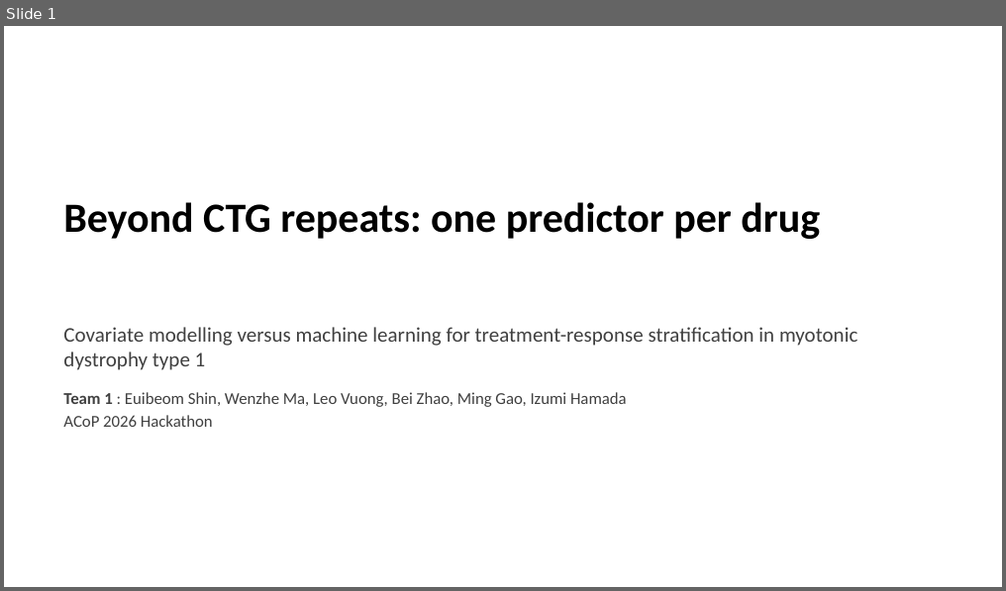
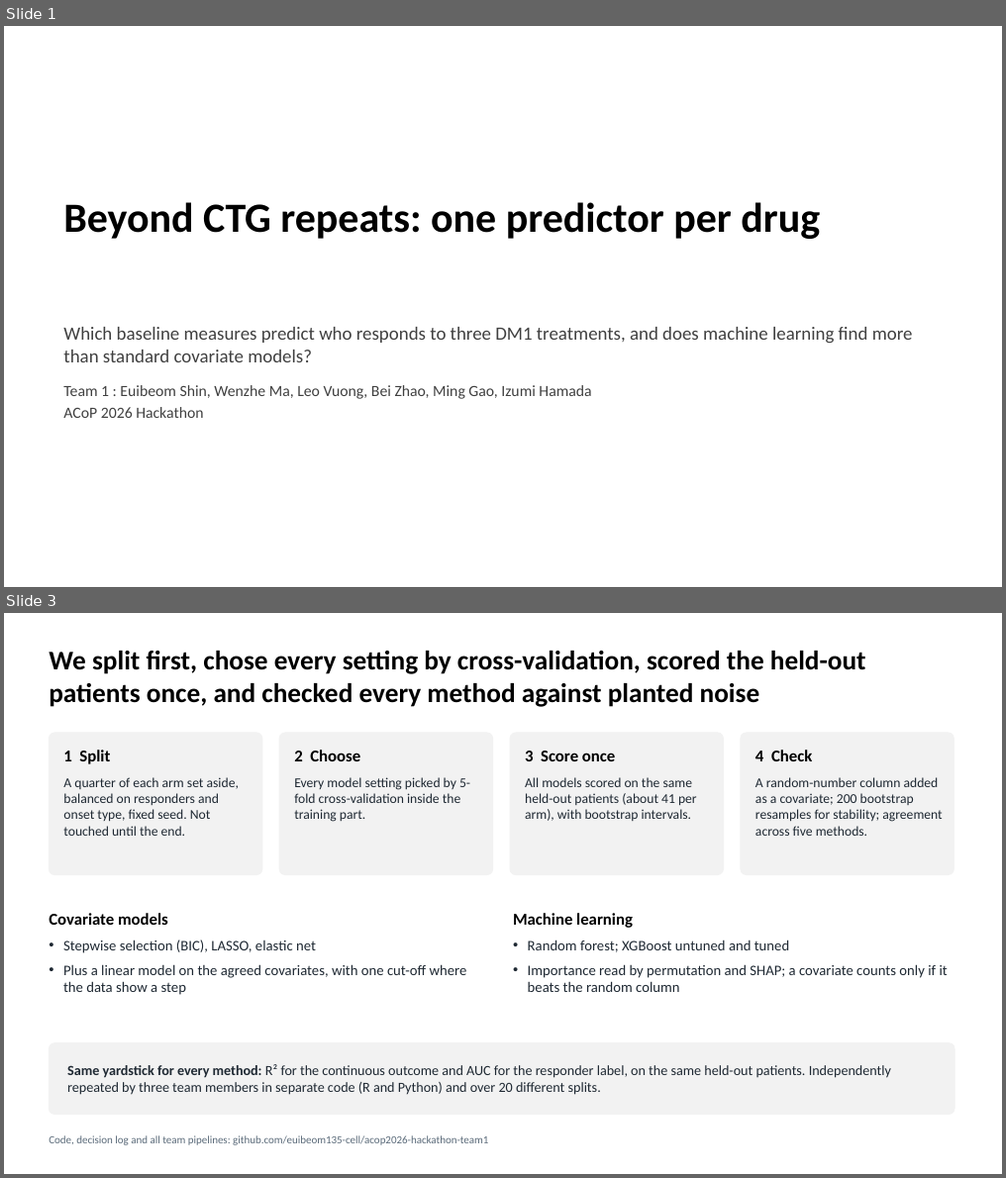
Before and after one commit to euibeom135-cell/acop2026-hackathon-team1, a slide deck: slides/Team1_DM1_slides.pptx. Shown one above the other, each under a label of ours: slide 1 before the commit, slides 1 and 3 after it; the slides between them are not shown. The pictures are 1006x591 and 1006x1178 pixels, drawn with LibreOffice and Linux fonts; fonts in the diff are those of the drawing. Boxes give left, top, right and bottom in pixels: in the first picture for what was removed or moved away, otherwise in the second. Text is boxed around its words. In the diff, an @@ line names an element or a change of style, - is before the commit and + after.

```diff
--- a/slides/Team1_DM1_slides.pptx
+++ b/slides/Team1_DM1_slides.pptx
@@ slide 3 added at (4,613,1002,1174), background #FFFFFF @@
@@ title added at (49,651,866,707), 26 pt, text #000000, bold @@
+We split first, chose every setting by cross-validation, scored the held-out patients once, and checked every method against planted noise
@@ rounded rectangle added at (49,733,262,875), fill #F2F2F2, outline #F2F2F2 1 pt @@
@@ text added at (63,750,110,764), 16 pt, text #000000, bold @@
+1 Split
@@ rounded rectangle added at (279,733,493,875), fill #F2F2F2, outline #F2F2F2 1 pt @@
@@ text added at (294,750,360,761), 16 pt, text #000000, bold @@
+2 Choose
@@ rounded rectangle added at (510,733,724,875), fill #F2F2F2, outline #F2F2F2 1 pt @@
@@ text added at (525,751,615,761), 16 pt, text #000000, bold @@
+3 Score once
@@ rounded rectangle added at (741,733,954,875), fill #F2F2F2, outline #F2F2F2 1 pt @@
@@ text added at (755,750,812,761), 16 pt, text #000000, bold @@
+4 Check
@@ text added at (63,777,239,836), 13 pt, text #1F2933 @@
+A quarter of each arm set aside, balanced on responders and onset type, fixed seed. Not touched until the end.
@@ text added at (294,777,470,822), 13 pt, text #1F2933 @@
+Every model setting picked by 5-fold cross-validation inside the training part.
@@ text added at (525,777,697,821), 13 pt, text #1F2933 @@
+All models scored on the same held-out patients (about 41 per arm), with bootstrap intervals.
@@ text added at (755,777,942,836), 13 pt, text #1F2933 @@
+A random-number column added as a covariate; 200 bootstrap resamples for stability; agreement across five methods.
@@ text added at (49,913,168,925), 16 pt, text #000000, bold @@
+Covariate models
@@ text added at (513,913,633,928), 16 pt, text #000000, bold @@
+Machine learning
@@ text added at (63,940,467,995), 14 pt, text #1F2933 @@
+• Stepwise selection (BIC), LASSO, elastic net
+• Plus a linear model on the agreed covariates, with one cut-off where the data show a step
@@ text added at (528,940,947,992), 14 pt, text #1F2933 @@
+• Random forest; XGBoost untuned and tuned
+• Importance read by permutation and SHAP; a covariate counts only if it beats the random column
@@ rounded rectangle added at (49,1044,954,1115), fill #F2F2F2, outline #F2F2F2 1 pt @@
@@ text added at (67,1064,891,1095), 13.5 pt, text #1F2933 @@
+Same yardstick for every method: R² for the continuous outcome and AUC for the responder label, on the same held-out patients. Independently repeated by three team members in separate code (R and Python) and over 20 different splits.
@@ text added at (49,1136,488,1146), 10.5 pt, text #5B6B7A @@
+Code, decision log and all team pipelines: github.com/euibeom135-cell/acop2026-hackathon-team1
@@ slide 1 changed as well @@
@@ text at (63,327,913,363): text changed; size 20 to 18 pt @@
-Covariate modelling versus machine learning for treatment-response stratification in myotonic dystrophy type 1
+Which baseline measures predict who responds to three DM1 treatments, and does machine learning find more than standard covariate models?
@@ text at (63,385,591,418): size 16 to 15 pt in "Team 1 : Euibeom Shin, Wenzhe Ma, ...", "ACoP 2026 Hackathon"; bold off in "Team 1" @@
```
Also in this commit, not shown: 5 other slides changed, 6 other slides added, 4 slides removed, 3 other files.
